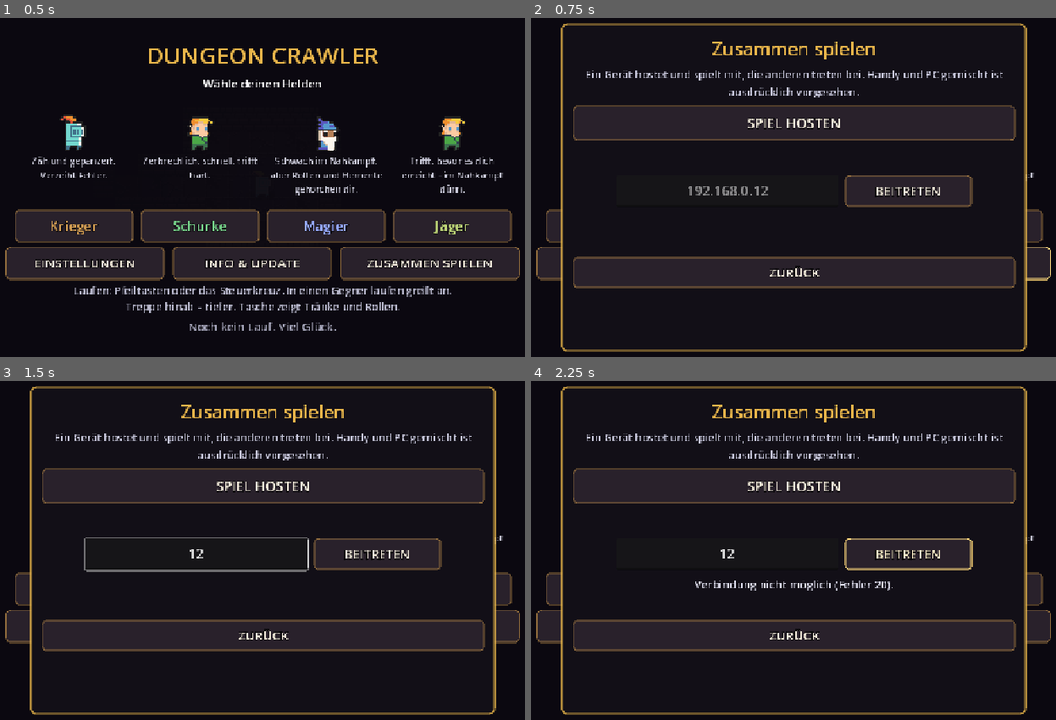
Above: before the commit, frames 1-4 (two rows, left to right).
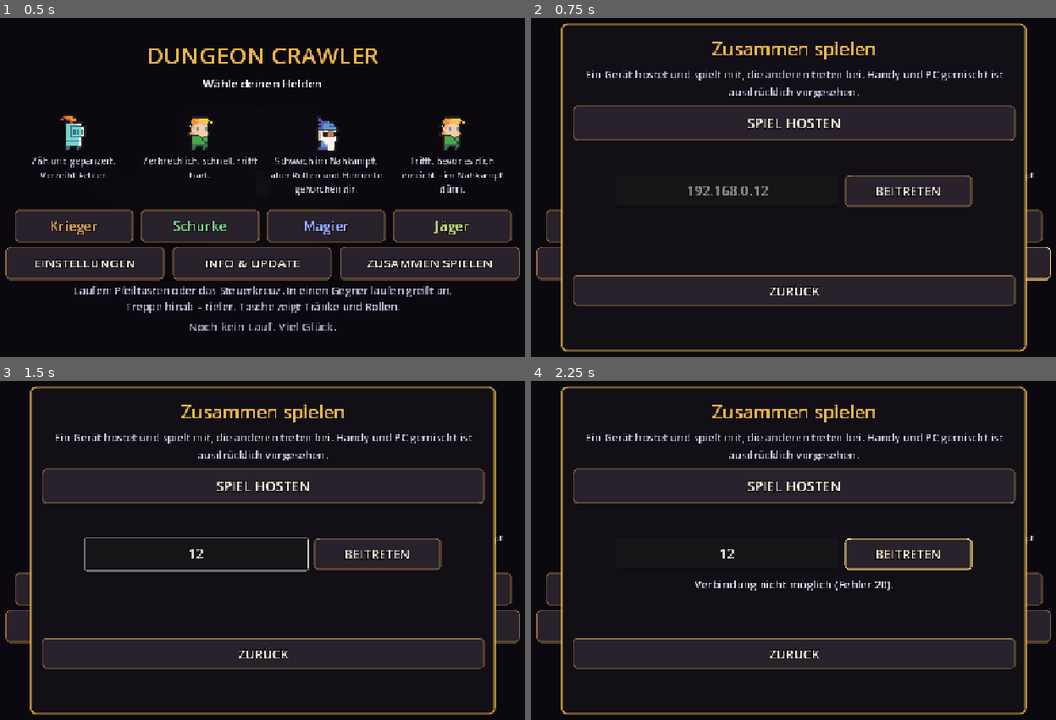
Above: after the commit, the same moments.

Repository: GermanDudeXX/dungeon-crawler
Game: Godot game, scene res://scenes/main.tscn
The game is run twice, just before and just after one commit, with the same random seed, the same clock (stepped at 60 frames per second) and the same inputs.
Inputs (mouse positions are in pixels of both pictures, inside the frame that each line leads up to):
- Up to frame 1 (0.5 s): no input
- Up to frame 2 (0.75 s): click "ZUSAMMEN SPIELEN" at 0.5 s
- Up to frame 3 (1.5 s): click (194, 553) at 1.27 s; type "12" at 1.35 s
- Up to frame 4 (2.25 s): click "BEITRETEN" at 2 s

Frame 1 is identical in both runs. In frame 2, 2.3% of the frame differs, in the area x 8-93%, y 70-86%; in frame 3, 2.3%; in frame 4, 2.3%.

Commit message:
Godot 1.7.1: der zweite Schritt, und ein Netzwerk das mitschreibt
Man lief immer noch zwei Schritte, und die Ursache war die gehaltene
Richtung: sie wurde nur innerhalb des Schritt-Blocks geleert. Wer nach
0,2 s loslässt, während die Wiederholpause 0,34 s dauert, hinterlässt
eine Richtung, die stehen bleibt - und sobald die Uhr abläuft, geht der
Held ein zweites Mal, eine Fünftelsekunde nach dem Loslassen. Jetzt wird
jedes Bild geprüft, ob überhaupt noch etwas gedrückt ist. Gemessen:
0,2 s halten, loslassen, eine Sekunde warten, ein Feld gelaufen.

Beim Mehrspieler wartete ein Gast ewig auf "die Ebene". Der Gastgeber
schickt sie, sobald jemand verbindet - auf einer Maschine sofort und in
Reihenfolge, über ein echtes Netz aber unter Umständen bevor der Gast
fertig eingerichtet ist. Dann ist das Paket weg, und niemand schickt es
noch einmal. Jetzt fragt der Gast alle zwei Sekunden nach, bis die Ebene
wirklich da ist; der Gastgeber antwortet auf jedes Nachfragen mit
fünfzehn Kilobyte, was billiger ist als jede andere Lösung.

Dazu schreibt die Verbindung mit: Port offen, Peer verbunden, Ebene raus
mit Größe, Ebene angekommen - auf dem Bildschirm und in der Logdatei.
"Geht nicht" war bisher der einzige Satz, den man dazu sagen konnte, und
das ist der unbrauchbarste Satz in Software.

Und drei Dinge, über die jeder stolpert: nach zwölf Sekunden bricht der
Versuch ab statt endlos zu verbinden, eine Adresse mit angehängtem Port
wird akzeptiert, und wer über mobile Daten hostet, bekommt gesagt dass
ihn dort niemand erreichen kann - die angezeigte Adresse ist echt und
trotzdem unerreichbar, was die schlechteste Kombination von beidem ist.

Co-Authored-By: Claude Opus 5 <noreply@anthropic.com>
Claude-Session: https://claude.ai/code/session_01WQiUvBCjkdxtXigdz77eh9

Diff:
--- a/godot/project.godot
+++ b/godot/project.godot
@@ -17,7 +17,7 @@
 config/name="Dungeon Crawler (Godot)"
 ; What the update button compares against. Keep this in step with
 ; export_presets.cfg - they are two halves of the same number.
-config/version="1.7.0"
+config/version="1.7.1"
 run/main_scene="res://scenes/main.tscn"
 config/features=PackedStringArray("4.4", "GL Compatibility")
 config/icon="res://icons/icon_512.png"
--- a/godot/scripts/game.gd
+++ b/godot/scripts/game.gd
@@ -131,6 +131,7 @@
 var _party_where: Label
 var _party_note: Label
 var _party_list: Label
+var _party_trail: Label
 var _party_field: LineEdit
 var _party_host: Button
 var _party_join: Button
@@ -227,7 +228,8 @@
 var perk_choices: Array = []      ## the three on offer right now
 var _music_button: Button
 var _held := Vector2i.ZERO
-var _stepped := Vector2i.ZERO    ## the direction the last step went
+var _stepped := Vector2i.ZERO
+var _pad_held := false           ## a direction button on the screen is under a finger    ## the direction the last step went
 var _stick: Stick
 var _pad_buttons: Array[Button] = []
 var _haste_flip := false
@@ -6468,6 +6470,18 @@
 	_party_list.add_theme_color_override("font_color", Color(0.80, 0.86, 0.78))
 	column.add_child(_party_list)
 
+	# What the connection is actually doing, line by line.
+	#
+	# "It does not work" is the least useful sentence in software, and it
+	# is the only one anyone can say when the screen shows nothing. Every
+	# step is written down here and into the log file, so a run that fails
+	# can be read afterwards instead of guessed at.
+	_party_trail = Label.new()
+	_party_trail.horizontal_alignment = HORIZONTAL_ALIGNMENT_CENTER
+	_party_trail.add_theme_font_size_override("font_size", 16)
+	_party_trail.add_theme_color_override("font_color", Color(0.62, 0.62, 0.70))
+	column.add_child(_party_trail)
+
 	_party_leave = Button.new()
 	_party_leave.text = "VERBINDUNG TRENNEN"
 	_party_leave.custom_minimum_size = Vector2(0, 58)
@@ -6484,6 +6498,12 @@
 
 	net.note.connect(_party_says)
 	net.party_changed.connect(_refresh_party)
+	net.traced.connect(_refresh_trail)
+
+
+func _refresh_trail() -> void:
+	if _party_trail != null:
+		_party_trail.text = "\n".join(net.trail)
 
 
 func open_party() -> void:
@@ -6492,6 +6512,7 @@
 	_party_panel.get_parent().move_to_front()
 	_party_panel.visible = true
 	_refresh_party()
+	_refresh_trail()
 	audio.play("equip")
 
 
@@ -6560,6 +6581,17 @@
 					rest.append(found[at])
 				lines.append("Falls das nicht geht:  %s" % "   ".join(rest))
 			lines.append("Port %d" % Net.PORT)
+			# The one thing that catches everybody: a phone on mobile data
+			# sits behind the network of its provider, and nothing from
+			# outside can reach it there. The address it shows is real and
+			# completely unreachable, which is the worst combination.
+			if found[0].begins_with("10."):
+				lines.append("Achtung: mit mobilen Daten kann dich niemand"
+					+ " erreichen. WLAN oder Hotspot.")
+			_party_says("Warte auf Mitspieler." + ("" if OS.get_name() != "Windows"
+				else "
+Windows fragt beim ersten Mal nach einer Freigabe -"
+				+ " ohne 'Zulassen' kommt niemand durch."))
 			_party_where.text = "\n".join(lines)
 	elif net.guest:
 		_party_where.text = "Gast bei %s" % _party_field.text.strip_edges()
@@ -6857,8 +6889,11 @@
 	button.add_theme_font_size_override("font_size", 40)
 	# Held, not tapped: walking is what a frame rate has to be measured
 	# on, and one step per tap measures nothing.
-	button.button_down.connect(func() -> void: _held = step)
+	button.button_down.connect(func() -> void:
+		_held = step
+		_pad_held = true)
 	button.button_up.connect(func() -> void:
+		_pad_held = false
 		if _held == step:
 			_held = Vector2i.ZERO)
 	_play_ui.add_child(button)
@@ -6892,6 +6927,15 @@
 		_held = _straighten(keyed)
 	elif _stick != null and _stick.direction() != Vector2i.ZERO:
 		_held = _straighten(_stick.direction())
+	elif not _pad_held:
+		# Nothing is under a finger any more, so nothing is held - checked
+		# every frame, not only when the step clock happens to be ready.
+		#
+		# That was the second step. Let go 0.2 s into a 0.34 s wait and the
+		# direction stayed standing until the clock ran out, and then the
+		# block below took one more step - a fifth of a second after the
+		# key was already up.
+		_held = Vector2i.ZERO
 
 	# Steps run on a clock, not per frame, so the hero does not walk faster
 	# the smoother it runs.
@@ -6913,10 +6957,6 @@
 		var pace: float = REPEAT_DELAY if fresh else STEP_TIME
 		_step_cooldown = pace * (sqrt(2.0) if diagonal else 1.0)
 		_stepped = _held
-		if _stick != null and _stick.direction() != Vector2i.ZERO:
-			_held = _straighten(_stick.direction())
-		elif not Input.is_anything_pressed():
-			_held = Vector2i.ZERO
 	if _held == Vector2i.ZERO:
 		# Let go, and the next press counts as fresh again.
 		_stepped = Vector2i.ZERO
--- a/godot/scripts/net.gd
+++ b/godot/scripts/net.gd
@@ -45,6 +45,7 @@
 
 signal party_changed()
 signal note(text: String)
+signal traced()
 
 var game: Node                    ## the one and only game.gd
 var hosting := false
@@ -52,6 +53,11 @@
 ## Who is here. The heroes themselves live in the game - one list, owned
 ## by the thing that owns the world - and this is only their names.
 var names := {}                   ## peer id -> what to call them
+var _dialing := -1.0              ## seconds spent knocking on a door
+var _floorless := false           ## a guest that has not been handed a floor yet
+var _asked := 0.0
+var _asks := 0
+var trail: Array[String] = []     ## the last few steps, for reading
 
 
 func _ready() -> void:
@@ -62,6 +68,44 @@
 	multiplayer.server_disconnected.connect(_host_is_gone)
 
 
+## Gives up knocking after a while.
+##
+## ENet keeps trying for a long time and says nothing, so a guest that
+## typed one digit wrong - or whose host is behind a firewall that never
+## answered - sits on "connecting ..." for ever and has no idea which of
+## the two it is. Twelve seconds is long enough for any wifi and short
+## enough to still be a message rather than a hang.
+func _process(delta: float) -> void:
+	_keep_asking(delta)
+	if _dialing < 0.0:
+		return
+	_dialing += delta
+	if _dialing < 12.0:
+		return
+	_dialing = -1.0
+	shut()
+	note.emit("Kein Kontakt zum Gastgeber.\nBeide im selben WLAN?"
+		+ " Adresse richtig abgetippt?\nAuf einem Windows-Gastgeber muss die"
+		+ " Freigabe der Firewall erlaubt sein.")
+
+
+## Writes down one step of the connection, on the screen and into the log
+## file.
+##
+## "It does not work" is not something anyone can act on, and a network
+## has a dozen ways to half-work. So every step says so: the port opened,
+## somebody knocked, the floor went out and how big it was, the floor came
+## in. Printed as well as shown, because print reaches the log file and a
+## log file can be sent to somebody who was not in the room.
+func trace(text: String) -> void:
+	var line := "%6.2f s  %s" % [Time.get_ticks_msec() / 1000.0, text]
+	print("[Netz] " + line)
+	trail.append(line)
+	while trail.size() > 8:
+		trail.remove_at(0)
+	traced.emit()
+
+
 ## Whether this copy of the game is in charge of the world.
 func in_charge() -> bool:
 	return not guest
@@ -69,6 +113,29 @@
 
 func playing_together() -> bool:
 	return hosting or guest
+
+
+## Asking again, and again, until the floor is actually here.
+##
+## The host sends it the moment somebody connects, which on one machine
+## is instant and in order. Across a real network that first packet can
+## go out before the guest has finished setting itself up - and then it
+## is simply gone, and the guest waits for ever for something nobody is
+## going to send again. A guest that keeps asking cannot get stuck that
+## way.
+func _keep_asking(delta: float) -> void:
+	if not guest or not _floorless:
+		return
+	_asked += delta
+	if _asked < 2.0:
+		return
+	_asked = 0.0
+	_asks += 1
+	rpc_id(1, "request", "hello", 0, 0)
+	trace("frage nach der Ebene (Versuch %d)" % _asks)
+	if _asks == 3:
+		note.emit("Verbunden, aber es kommt keine Ebene zurück."
+			+ "\nLäuft auf beiden Geräten dieselbe Version?")
 
 
 # --- opening and closing the door -----------------------------------------
@@ -85,6 +152,7 @@
 	multiplayer.multiplayer_peer = peer
 	hosting = true
 	guest = false
+	trace("Port %d offen" % port)
 	game.party.clear()
 	names.clear()
 	game.party[1] = game.player
@@ -94,23 +162,39 @@
 	return true
 
 
+## `address` may carry a port - "10.0.0.5:27615" - because that is how
+## everybody writes an address down, and typing it out in full should
+## not be the thing that fails.
 func join(address: String, port := PORT) -> bool:
 	shut()
+	var where := address.strip_edges()
+	if where.count(":") == 1:
+		var parts := where.split(":")
+		where = parts[0]
+		if parts[1].is_valid_int():
+			port = int(parts[1])
 	var peer := ENetMultiplayerPeer.new()
-	var error := peer.create_client(address.strip_edges(), port)
+	var error := peer.create_client(where, port)
 	if error != OK:
 		note.emit("Verbindung nicht möglich (Fehler %d)." % error)
 		return false
 	multiplayer.multiplayer_peer = peer
 	guest = true
 	hosting = false
-	note.emit("Verbinde mit %s ..." % address)
+	_dialing = 0.0
+	_floorless = true
+	_asked = 1.6
+	_asks = 0
+	trace("wähle %s:%d" % [where, port])
+	note.emit("Verbinde mit %s ..." % where)
 	return true
 
 
 ## Hangs up, whichever end this is. Leaves the game running on its own,
 ## because a lost connection should cost a run at most once.
 func shut() -> void:
+	_dialing = -1.0
+	_floorless = false
 	if multiplayer.multiplayer_peer != null:
 		multiplayer.multiplayer_peer.close()
 	multiplayer.multiplayer_peer = null
@@ -163,6 +247,7 @@
 func _someone_arrived(peer: int) -> void:
 	if not hosting:
 		return
+	trace("Peer %d verbunden" % peer)
 	note.emit("Jemand verbindet sich ...")
 	# The hero is built here, not there: the host owns everything that
 	# can affect the world, and a guest that picked its own numbers would
@@ -188,6 +273,8 @@
 
 
 func _we_are_in() -> void:
+	_dialing = -1.0
+	trace("verbunden, ich bin %d" % multiplayer.get_unique_id())
 	note.emit("Verbunden. Warte auf die Ebene ...")
 	# The class was picked before joining, on this machine. The host has to
 	# be told, because the host is the one who builds the hero.
@@ -196,6 +283,7 @@
 
 
 func _we_are_not() -> void:
+	_dialing = -1.0
 	guest = false
 	multiplayer.multiplayer_peer = null
 	note.emit("Der Gastgeber antwortet nicht.")
@@ -216,6 +304,8 @@
 	if not hosting:
 		return
 	var plan: Dictionary = game.floor_for_network()
+	trace("Ebene %d raus an %s (%d Bytes)" % [game.depth,
+		"alle" if to == 0 else str(to), var_to_bytes(plan).size()])
 	if to == 0:
 		rpc("take_floor", plan)
 	else:
@@ -231,6 +321,9 @@
 
 @rpc("authority", "call_remote", "reliable")
 func take_floor(plan: Dictionary) -> void:
+	_floorless = false
+	trace("Ebene angekommen (%d Bytes)" % var_to_bytes(plan).size())
+	note.emit("Im Dungeon.")
 	game.apply_network_floor(plan)
 
 
@@ -250,6 +343,14 @@
 	var who := multiplayer.get_remote_sender_id()
 	if not game.party.has(who):
 		return
+	if what == "hello":
+		# Somebody is still waiting for a floor. Sending it again costs
+		# fifteen kilobytes and fixes every way the first one could have
+		# gone missing.
+		trace("Peer %d fragt nach der Ebene" % who)
+		send_floor(who)
+		pulse()
+		return
 	game.guest_acts(who, what, Vector2i(x, y))
 
 
--- /dev/null
+++ b/godot/scripts/sizeprobe.gd
@@ -0,0 +1,19 @@
+extends SceneTree
+func _init() -> void:
+	var game = load("res://scripts/game.gd").new()
+	get_root().add_child(game)
+	await process_frame
+	game.hero_class = "warrior"
+	game.new_run()
+	for deep in [1, 5, 12]:
+		game.floors.clear()
+		game.depth = deep
+		game.new_level()
+		game.recompute_fov()
+		var plan: Dictionary = game.floor_for_network()
+		var raw: PackedByteArray = var_to_bytes(plan)
+		var packed: PackedByteArray = raw.compress(FileAccess.COMPRESSION_ZSTD)
+		var beat: PackedByteArray = var_to_bytes(game.pulse_for_network())
+		print("Ebene %d: Ebenenpaket %d Bytes (gepackt %d), Puls %d Bytes" % [
+			deep, raw.size(), packed.size(), beat.size()])
+	quit()
Not shown, changed: godot/export_presets.cfg
Not shown, changed: CHANGELOG.md
